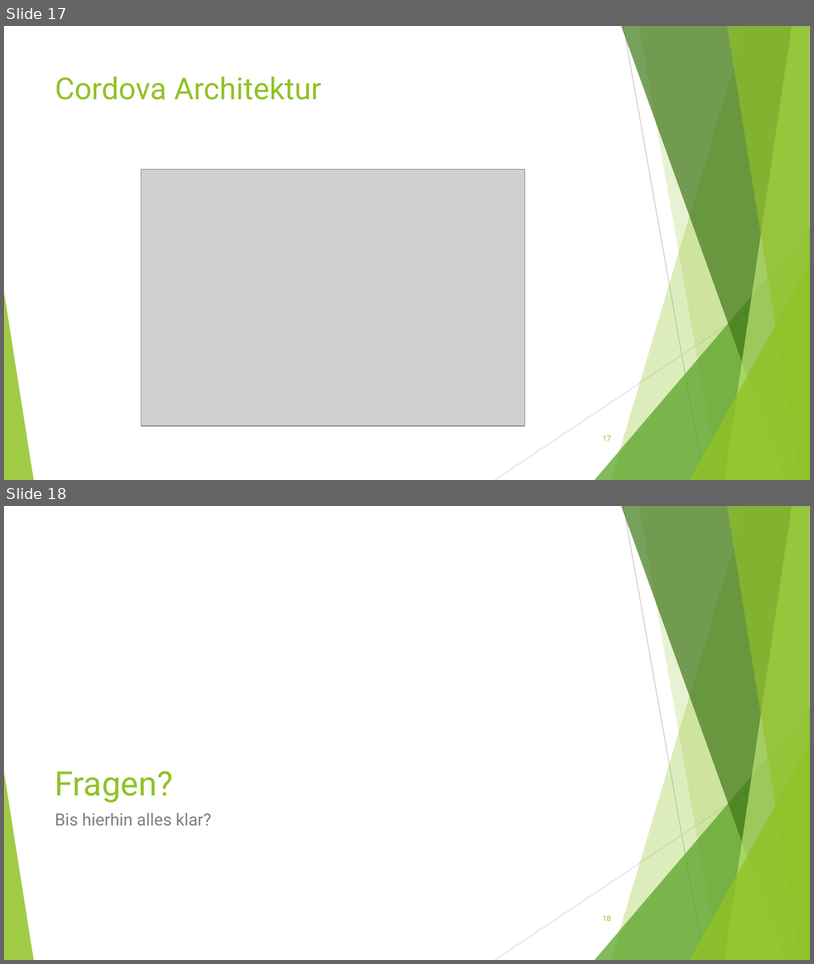
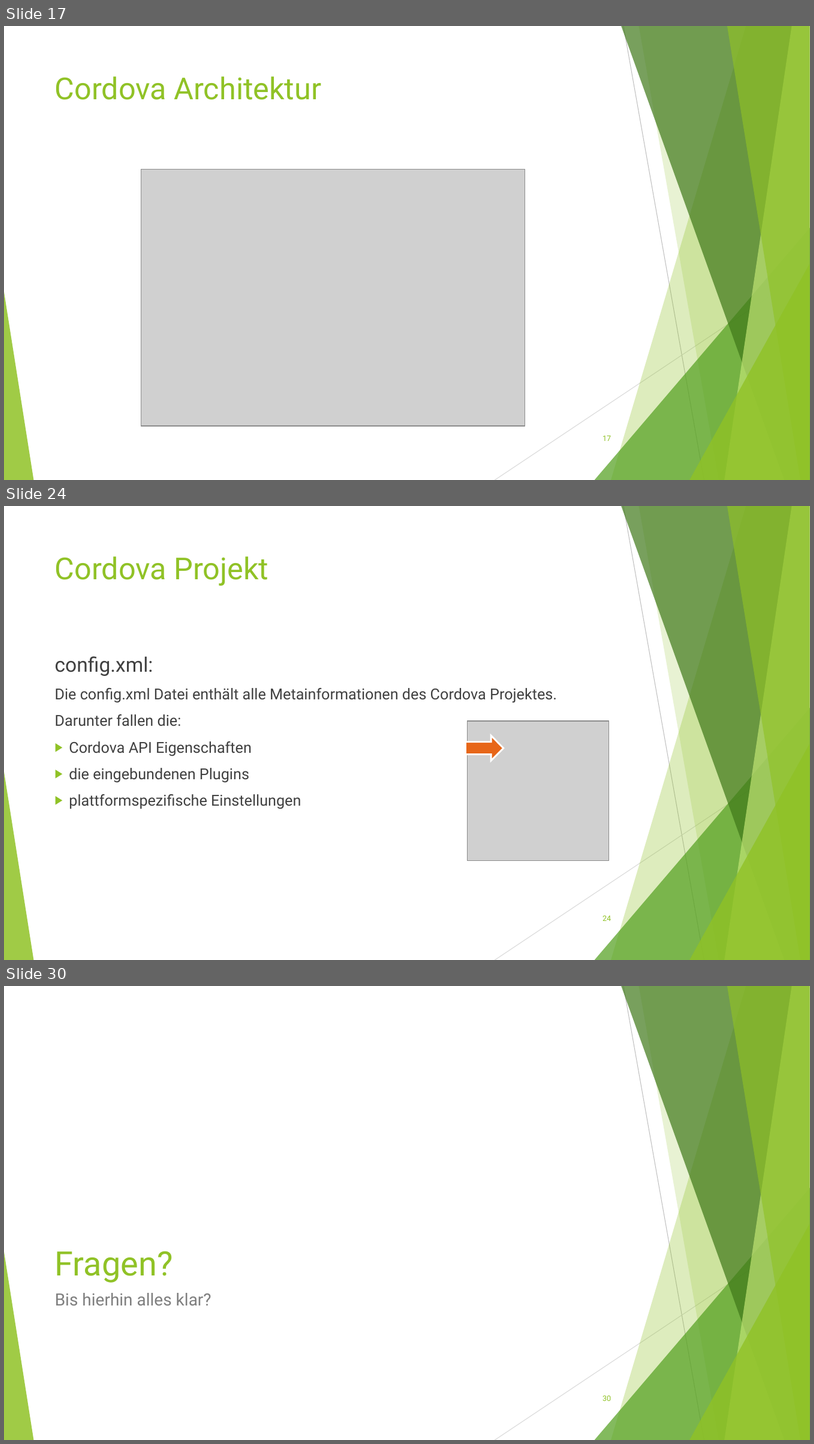
Before and after one commit to Ufo391/KSWE_DOKU, a slide deck: Vortrag/Mobile Anwendungsentwicklung.ppt. Shown one above the other, each under a label of ours: slides 17 and 18 before the commit, slides 17, 24 and 30 after it; the slides between them are not shown. The pictures are 814x964 and 814x1444 pixels, drawn with LibreOffice and Linux fonts; fonts in the diff are those of the drawing; grey boxes stand for pictures. Boxes give left, top, right and bottom in pixels: in the first picture for what was removed or moved away, otherwise in the second. Text is boxed around its words. In the diff, an @@ line names an element or a change of style, - is before the commit and + after.

Commit message:
Added Cordova chapter elements

```diff
--- a/Vortrag/Mobile Anwendungsentwicklung.ppt
+++ b/Vortrag/Mobile Anwendungsentwicklung.ppt
@@ slide 24 added at bbox=[4, 506, 810, 960], background #FFFFFF; not listed: 10 template elements that a slide beside it also shows @@
@@ title added at bbox=[55, 556, 269, 586], 36 pt, text #90C226 @@
+Cordova Projekt
@@ text added at bbox=[55, 656, 557, 809], 18 pt, text #404040 @@
+config.xml:
+Die config.xml Datei enthält alle Metainformationen des Cordova Projektes.
+Darunter fallen die:
+▶ Cordova API Eigenschaften
+▶ die eingebundenen Plugins
+▶ plattformspezifische Einstellungen
@@ picture added at bbox=[467, 721, 609, 860] @@
@@ right arrow added at bbox=[465, 735, 503, 760], fill #E76618, outline #FFFFFF 2.01 pt @@
@@ page number added at bbox=[603, 915, 611, 921], 9 pt, text #90C226 @@
+24
@@ what was slide 18 is now slide 30 @@
@@ page number at bbox=[603, 1395, 611, 1401]: text changed @@
-18
+30
```
Also in this commit, not shown: 11 other slides added, 1 other file.
